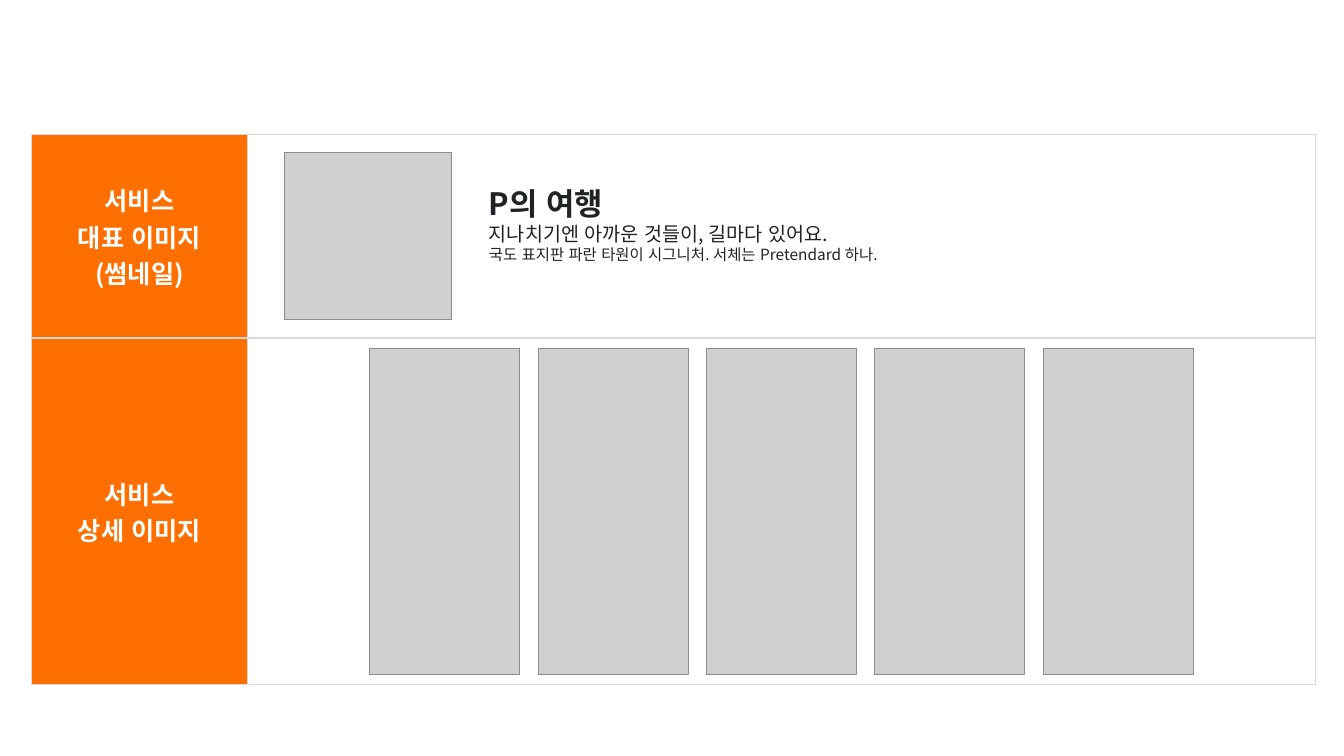
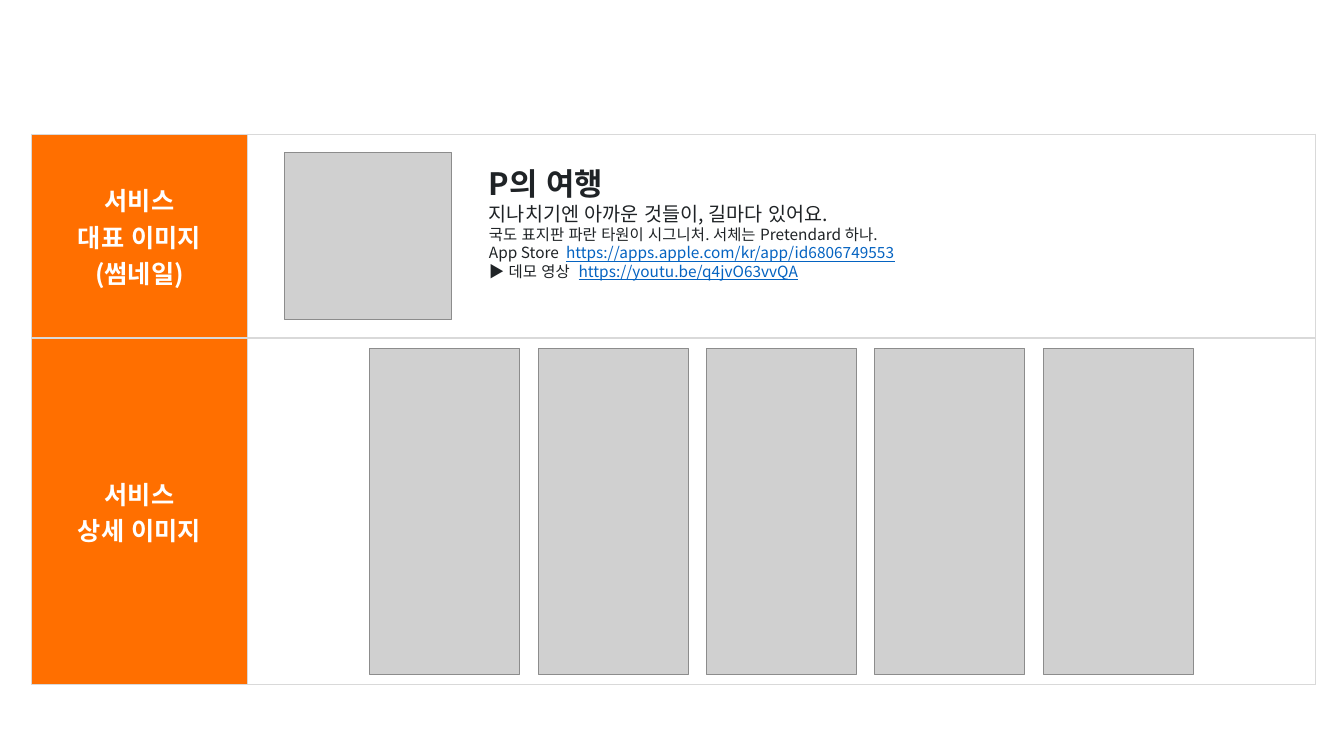
Before and after one commit to Hyee0ne/p-trip, a slide deck: slide 4 of docs/기능설명서_P의여행.pptx. Drawn at 1344x756 pixels with LibreOffice and Linux fonts; fonts in the diff are those of the drawing; grey boxes stand for pictures; background and template pictures are left out. Boxes give left, top, right and bottom in pixels: in the first picture for what was removed or moved away, otherwise in the second. Text is boxed around its words. In the diff, an @@ line names an element or a change of style, - is before the commit and + after.

```diff
--- a/docs/기능설명서_P의여행.pptx
+++ b/docs/기능설명서_P의여행.pptx
@@ text "P의 여행": place and size @@
-text "P의 여행" at (489,189,878,262)
+text "P의 여행" at (489,169,894,281)
@@ text at (489,245,894,281): paragraphs added @@
+App Store https://apps.apple.com/kr/app/id6806749553
+▶ 데모 영상 https://youtu.be/q4jvO63vvQA
```
Also in this commit, not shown: 1 other slide changed, 2 other files.
